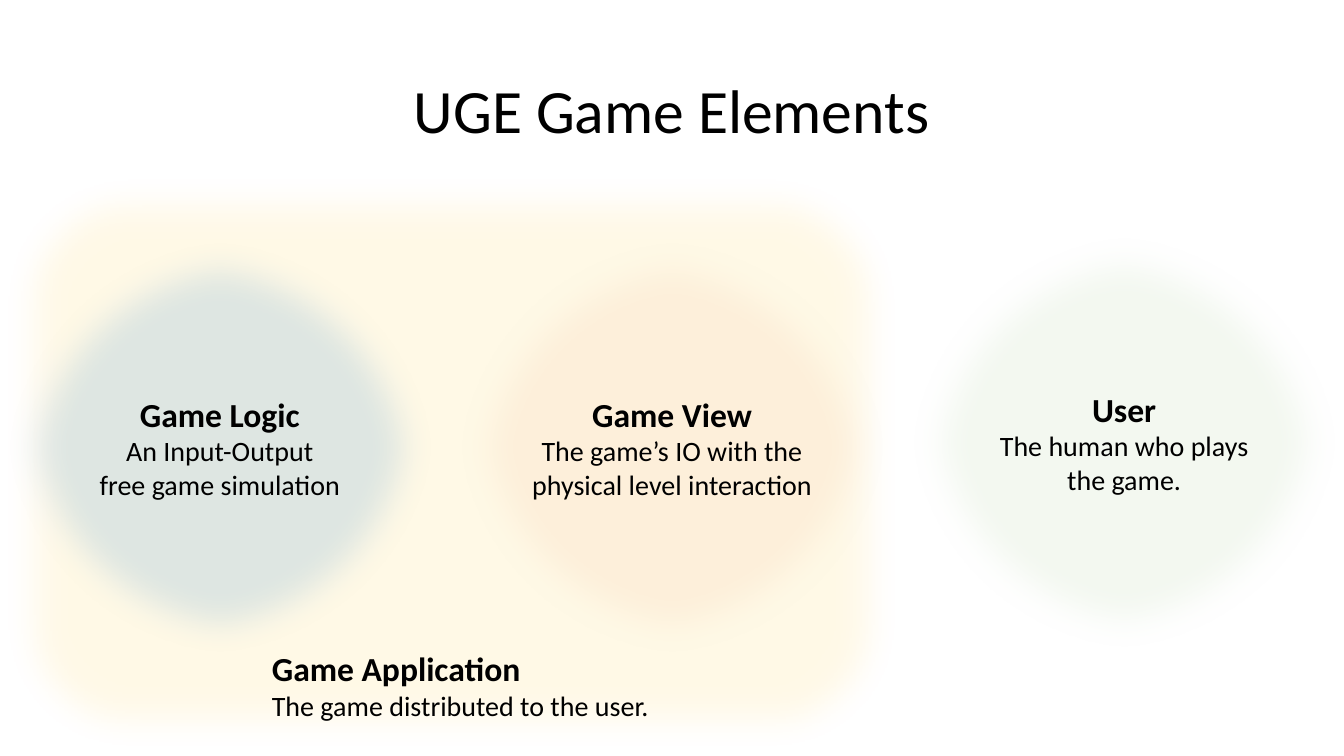
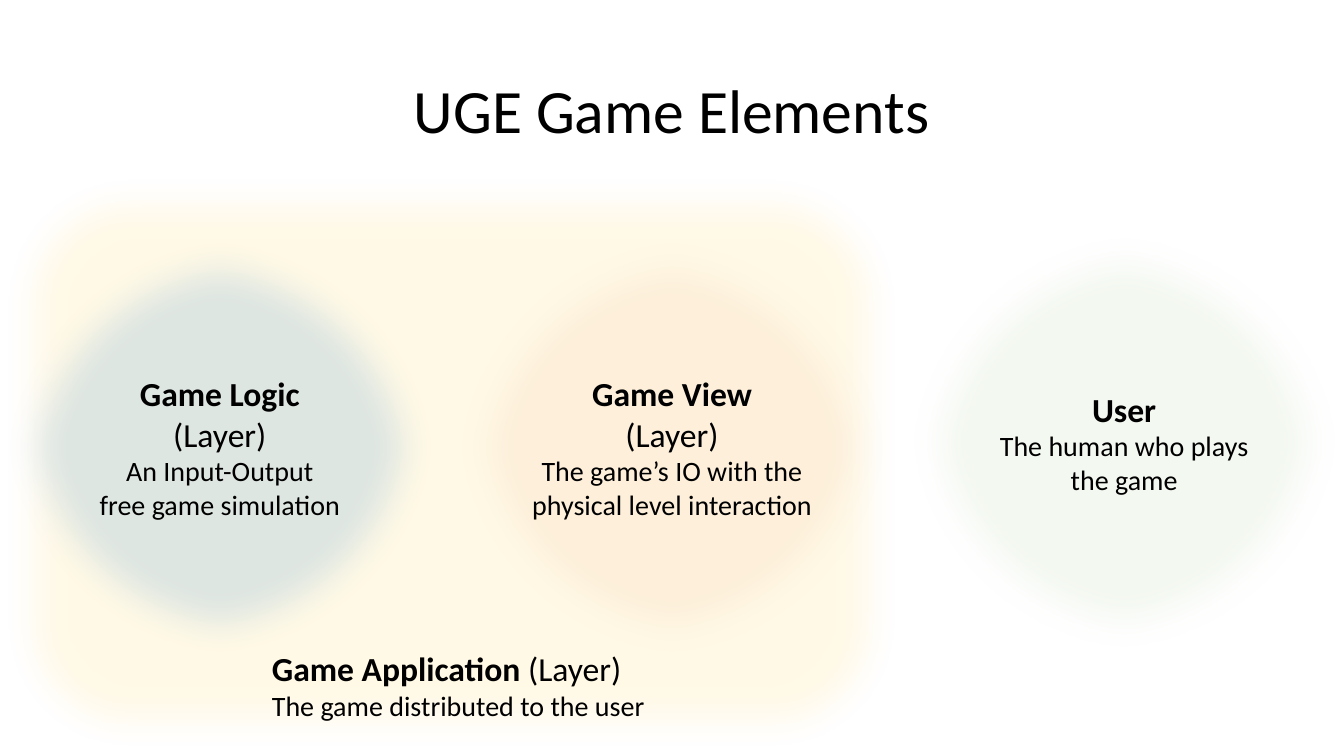
Before and after one commit to francogarcia/uge, a slide deck: slide 7 of doc/UGE in a Nutshell.pptx. Drawn at 1344x756 pixels with LibreOffice and Linux fonts; fonts in the diff are those of the drawing. Boxes give left, top, right and bottom in pixels: in the first picture for what was removed or moved away, otherwise in the second. Text is boxed around its words. In the diff, an @@ line names an element or a change of style, - is before the commit and + after.

Commit message:
Fixed and improved the high-level introduction.

```diff
--- a/doc/UGE in a Nutshell.pptx
+++ b/doc/UGE in a Nutshell.pptx
@@ text in ellipse at <box>100,382,340,520</box>: text changed @@
-Game Logic
-An Input-Output
-free game simulation
+Game Logic
+(Layer)
+An Input-Output
+free game simulation
@@ text in ellipse at <box>532,382,812,520</box>: text changed @@
-Game View
-The game’s IO with the
-physical level interaction
+Game View
+(Layer)
+The game’s IO with the
+physical level interaction
@@ text in ellipse at <box>1000,400,1248,495</box>: text changed @@
-User
-The human who plays the game.
+User
+The human who plays the game
@@ text at <box>272,656,644,721</box>: text changed @@
-Game Application
-The game distributed to the user.
+Game Application (Layer)
+The game distributed to the user
```
Also in this commit, not shown: 21 other slides changed.
